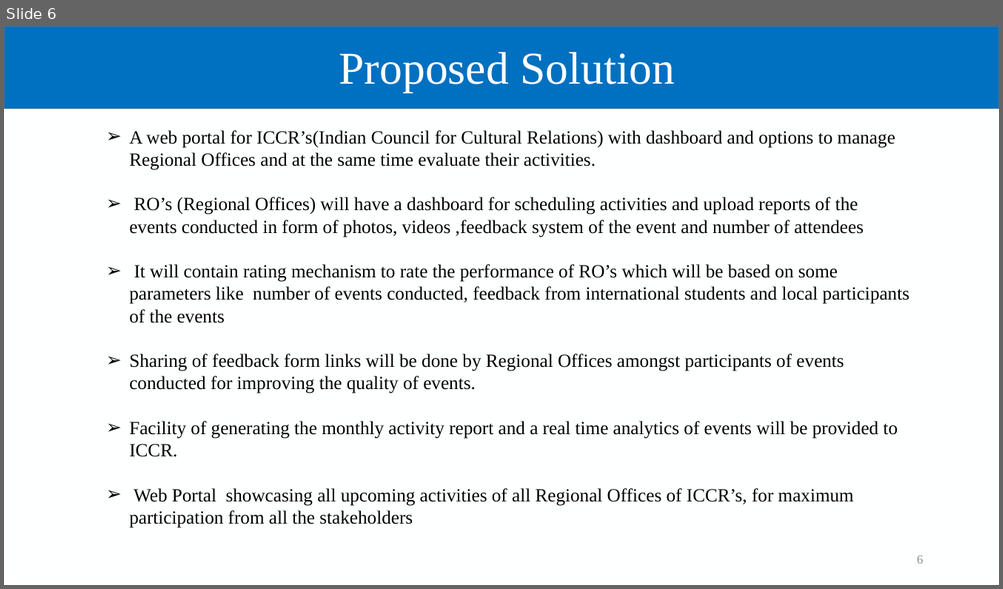
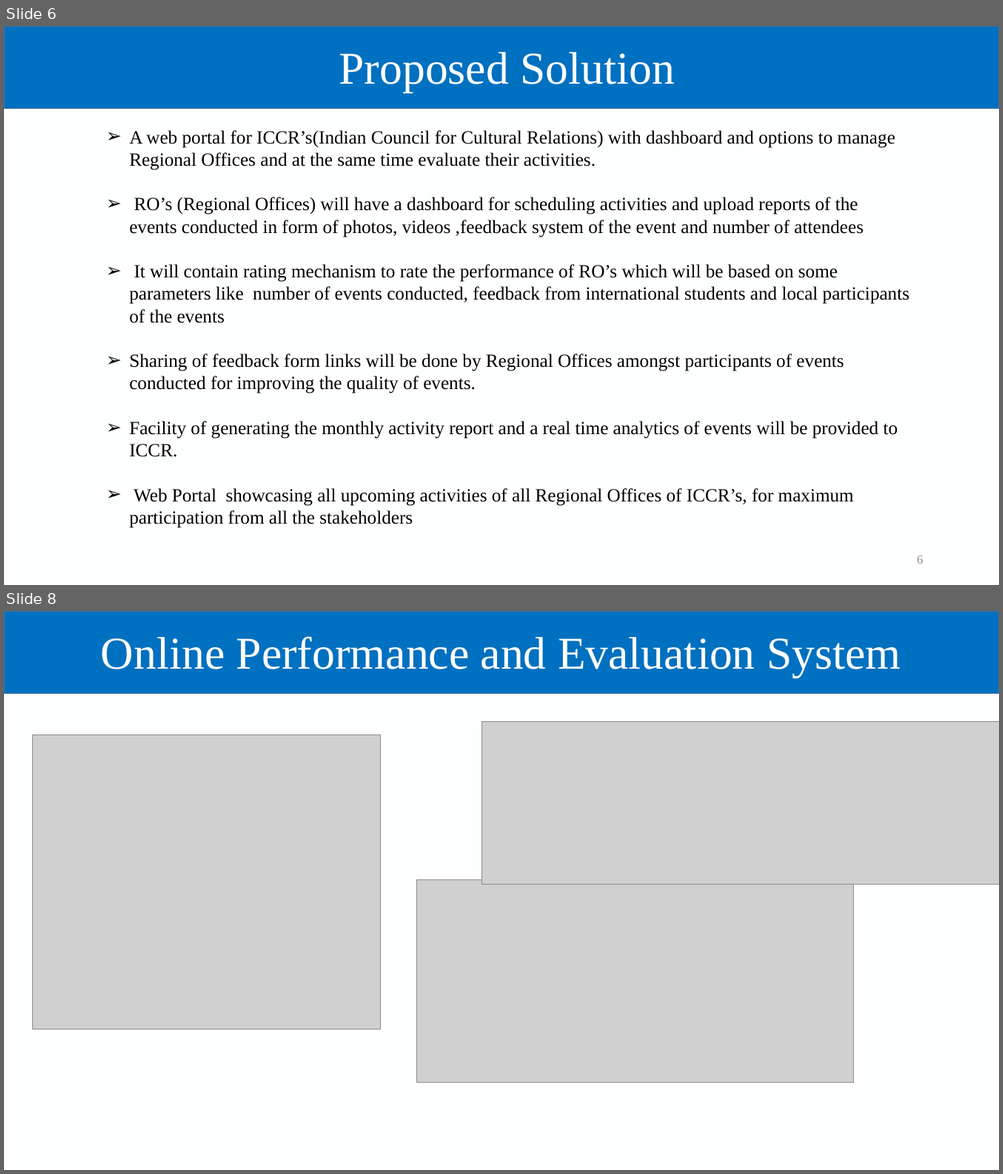
Before and after one commit to SHREYA1402/ICCRswebsite, a slide deck: Progress 1 submitted.pptx. Shown one above the other, each under a label of ours: slide 6 before the commit, slides 6 and 8 after it; the slides between them are not shown. The pictures are 1003x589 and 1003x1174 pixels, drawn with LibreOffice and Linux fonts; fonts in the diff are those of the drawing; grey boxes stand for pictures; background and template pictures are left out. Boxes give left, top, right and bottom in pixels: in the first picture for what was removed or moved away, otherwise in the second. Text is boxed around its words. In the diff, an @@ line names an element or a change of style, - is before the commit and + after.

```diff
--- a/Progress 1 submitted.pptx
+++ b/Progress 1 submitted.pptx
@@ slide 8 added at (4, 611, 999, 1170), background #FEFFFF; not listed: 1 template element that a slide beside it also shows @@
@@ title added at (101, 636, 900, 678), 44 pt, text #FFFFFF @@
+Online Performance and Evaluation System
@@ picture added at (481, 721, 999, 885) @@
@@ picture added at (32, 735, 380, 1030) @@
@@ picture added at (417, 880, 853, 1083) @@
```
Also in this commit, not shown: 2 slides changed, 2 other slides added, 1 slide removed, 2 other files.
